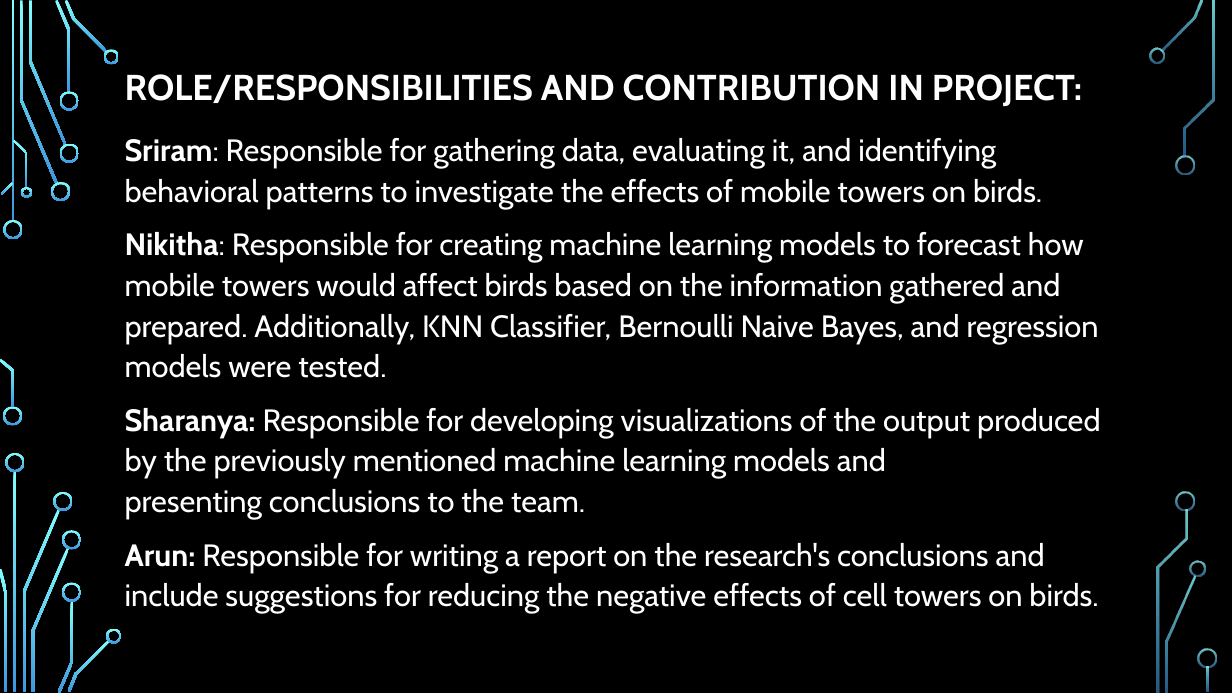
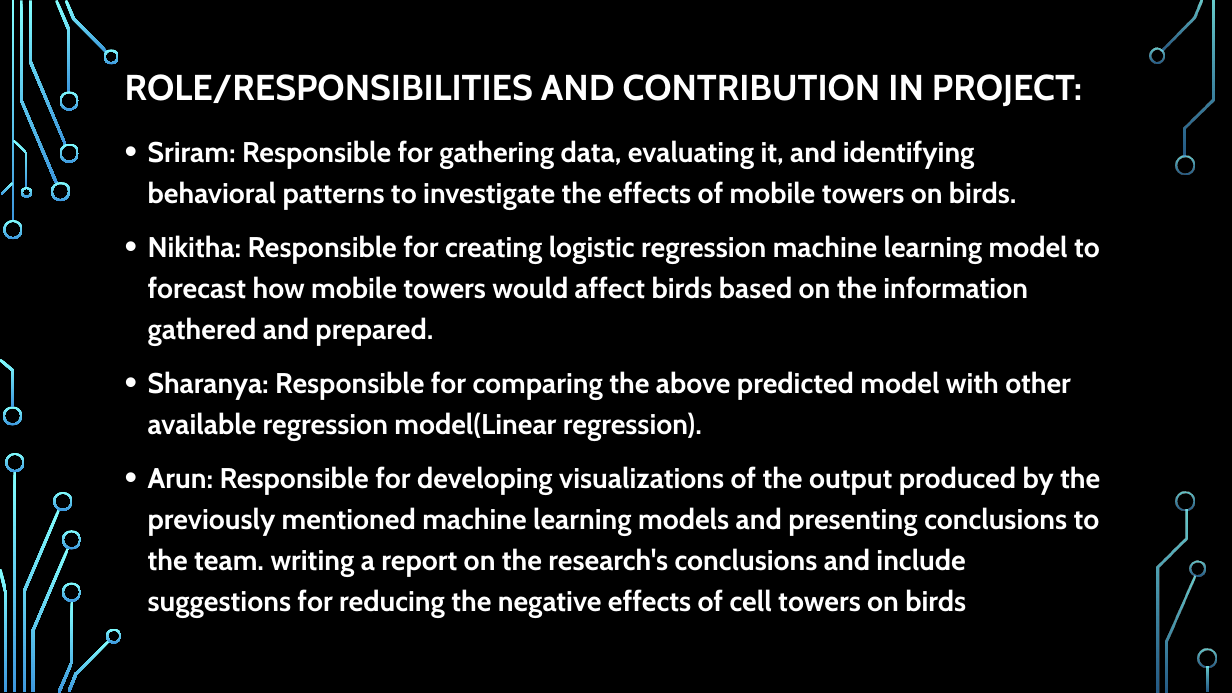
Before and after one commit to SharanyaAmudala/Impact-of-Mobile-Towers-on-Birds, a slide deck: slide 3 of Final PPT.pptx. Drawn at 1232x693 pixels with LibreOffice and Linux fonts; fonts in the diff are those of the drawing; background and template pictures are left out. Boxes give left, top, right and bottom in pixels: in the first picture for what was removed or moved away, otherwise in the second. Text is boxed around its words. In the diff, an @@ line names an element or a change of style, - is before the commit and + after.

```diff
--- a/Final PPT.pptx
+++ b/Final PPT.pptx
@@ text at <box>148,140,1017,210</box>: size 24 to 22.2 pt, bold on in "Sriram: Responsible for gathering data, evaluating it, ..."; bullet none to •; line spacing 1.1 to 1.2 @@
@@ text at <box>148,235,1100,618</box>: text changed; size 24 to 22.2 pt; bold on @@
-Nikitha: Responsible for creating machine learning models to forecast how mobile towers would affect birds based on the information gathered and prepared. Additionally, KNN Classifier, Bernoulli Naive Bayes, and regression models were tested.
-Sharanya: Responsible for developing visualizations of the output produced by the previously mentioned machine learning models and presenting conclusions to the team.
-Arun: Responsible for writing a report on the research's conclusions and include suggestions for reducing the negative effects of cell towers on birds.
+• Nikitha: Responsible for creating logistic regression machine learning model to forecast how mobile towers would affect birds based on the information gathered and prepared.
+• Sharanya: Responsible for comparing the above predicted model with other available regression model(Linear regression).
+• Arun: Responsible for developing visualizations of the output produced by the previously mentioned machine learning models and presenting conclusions to the team. writing a report on the research's conclusions and include suggestions for reducing the negative effects of cell towers on birds
```
Also in this commit, not shown: 3 other slides changed, 2 slides added.
